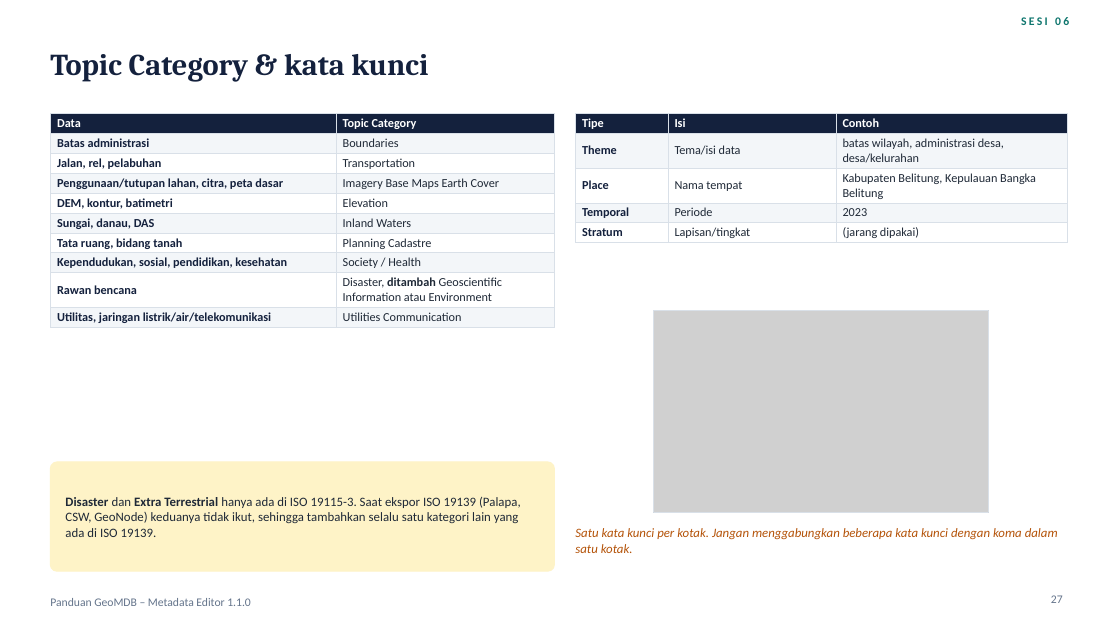
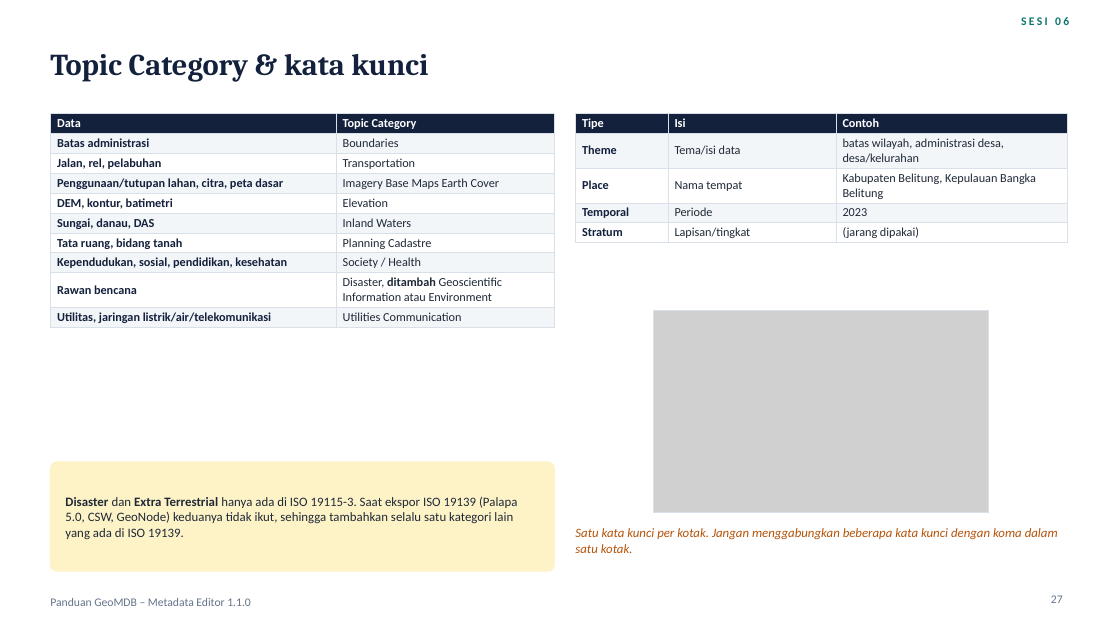
Before and after one commit to wendraalqassam/iso19115_metadata_editor, a slide deck: slide 27 of docs/Panduan-GeoMDB-Metadata-Editor.pptx. Drawn at 1120x630 pixels with LibreOffice and Linux fonts; fonts in the diff are those of the drawing; grey boxes stand for pictures. Boxes give left, top, right and bottom in pixels: in the first picture for what was removed or moved away, otherwise in the second. Text is boxed around its words. In the diff, an @@ line names an element or a change of style, - is before the commit and + after.

Commit message:
Guide and README: Palapa 5.1 accepts ISO 19115-3, Palapa 5.0 does not
Palapa 5.1 takes the ISO 19115-3 file written by Save (no XML declaration), so content without an
ISO 19139 equivalent reaches the portal; Palapa 5.0 still needs the ISO 19139 "Untuk Palapa / CSW"
export. The deck gains a "Palapa 5.0 dan 5.1" slide in session 13 (98 slides) and the export table,
special conditions, case study A, troubleshooting, FAQ, overview and summary slides are updated.

```diff
--- a/docs/Panduan-GeoMDB-Metadata-Editor.pptx
+++ b/docs/Panduan-GeoMDB-Metadata-Editor.pptx
@@ text at (65, 497, 517, 539): text changed @@
-Disaster dan Extra Terrestrial hanya ada di ISO 19115-3. Saat ekspor ISO 19139 (Palapa, CSW, GeoNode) keduanya tidak ikut, sehingga tambahkan selalu satu kategori lain yang ada di ISO 19139.
+Disaster dan Extra Terrestrial hanya ada di ISO 19115-3. Saat ekspor ISO 19139 (Palapa 5.0, CSW, GeoNode) keduanya tidak ikut, sehingga tambahkan selalu satu kategori lain yang ada di ISO 19139.
```
Also in this commit, not shown: 12 other slides changed, 1 slide added, 1 other file.
